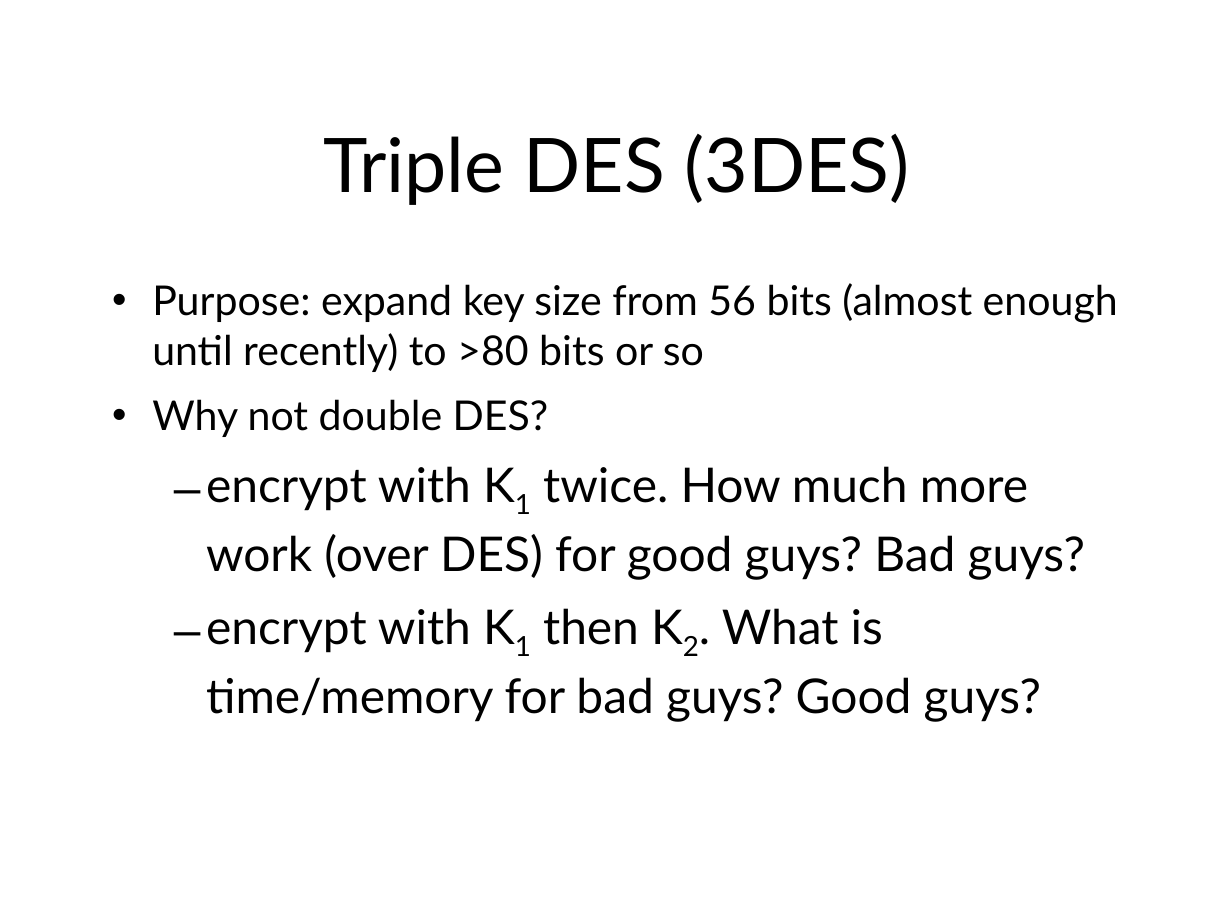
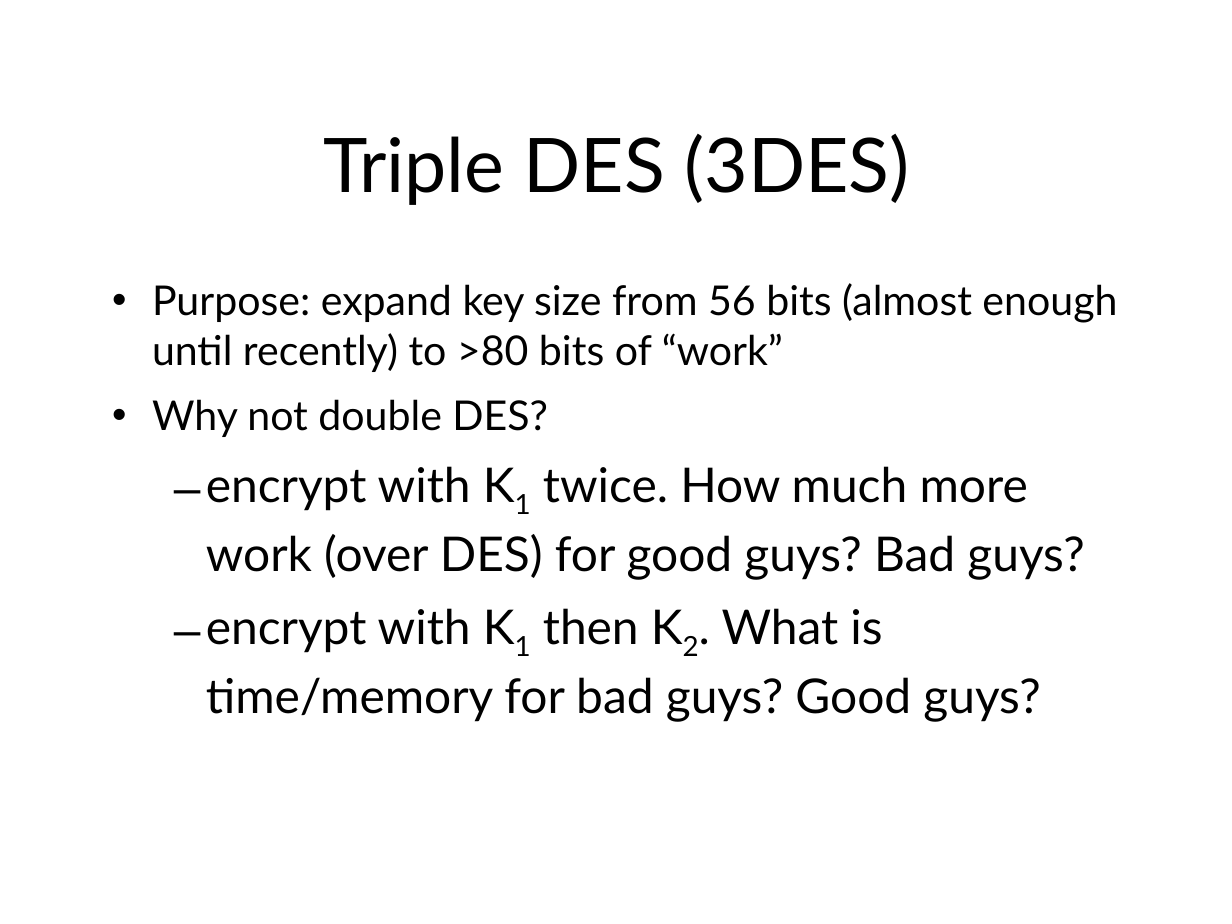
Before and after one commit to sftcd/cs7053, a slide deck: slide 80 of 2016lectures/03-crypto.ppt (slide 66 before the commit). Drawn at 1232x924 pixels with LibreOffice and Linux fonts; fonts in the diff are those of the drawing. Boxes give left, top, right and bottom in pixels: in the first picture for what was removed or moved away, otherwise in the second. Text is boxed around its words. In the diff, an @@ line names an element or a change of style, - is before the commit and + after.

```diff
--- a/2016lectures/03-crypto.ppt
+++ b/2016lectures/03-crypto.ppt
@@ text at [152,283,1117,372]: text changed @@
-• Purpose: expand key size from 56 bits (almost enough until recently) to >80 bits or so
+• Purpose: expand key size from 56 bits (almost enough until recently) to >80 bits of “work”
```
Also in this commit, not shown: 57 other slides changed, 10 slides added, 4 other files.
